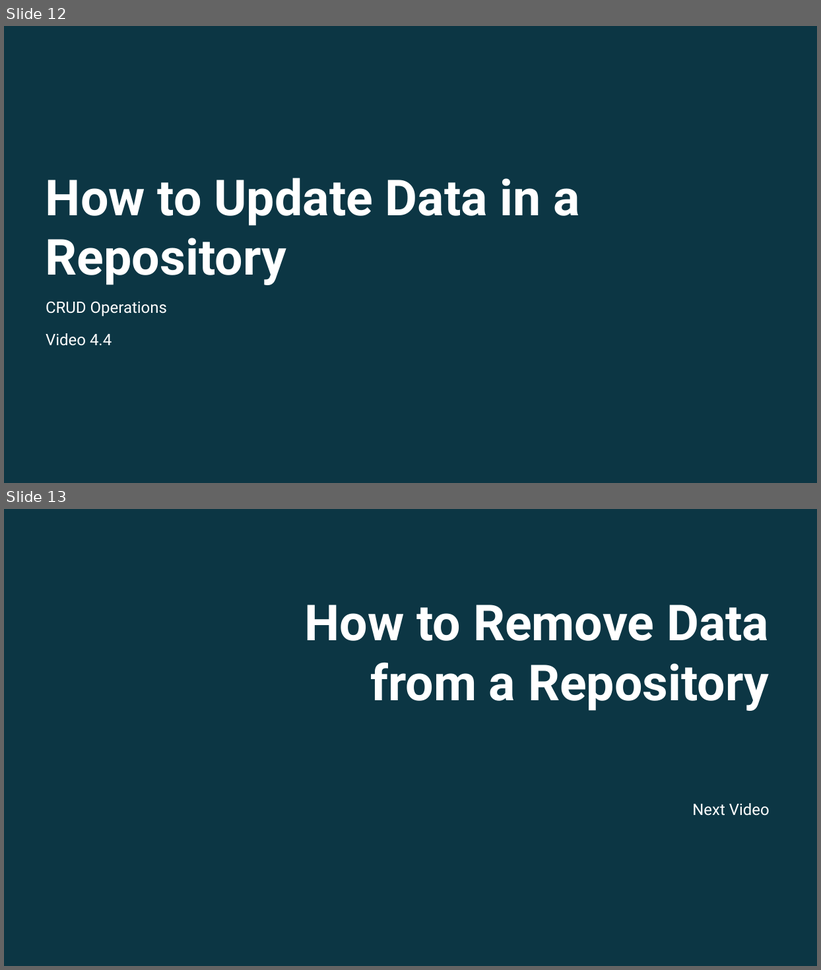
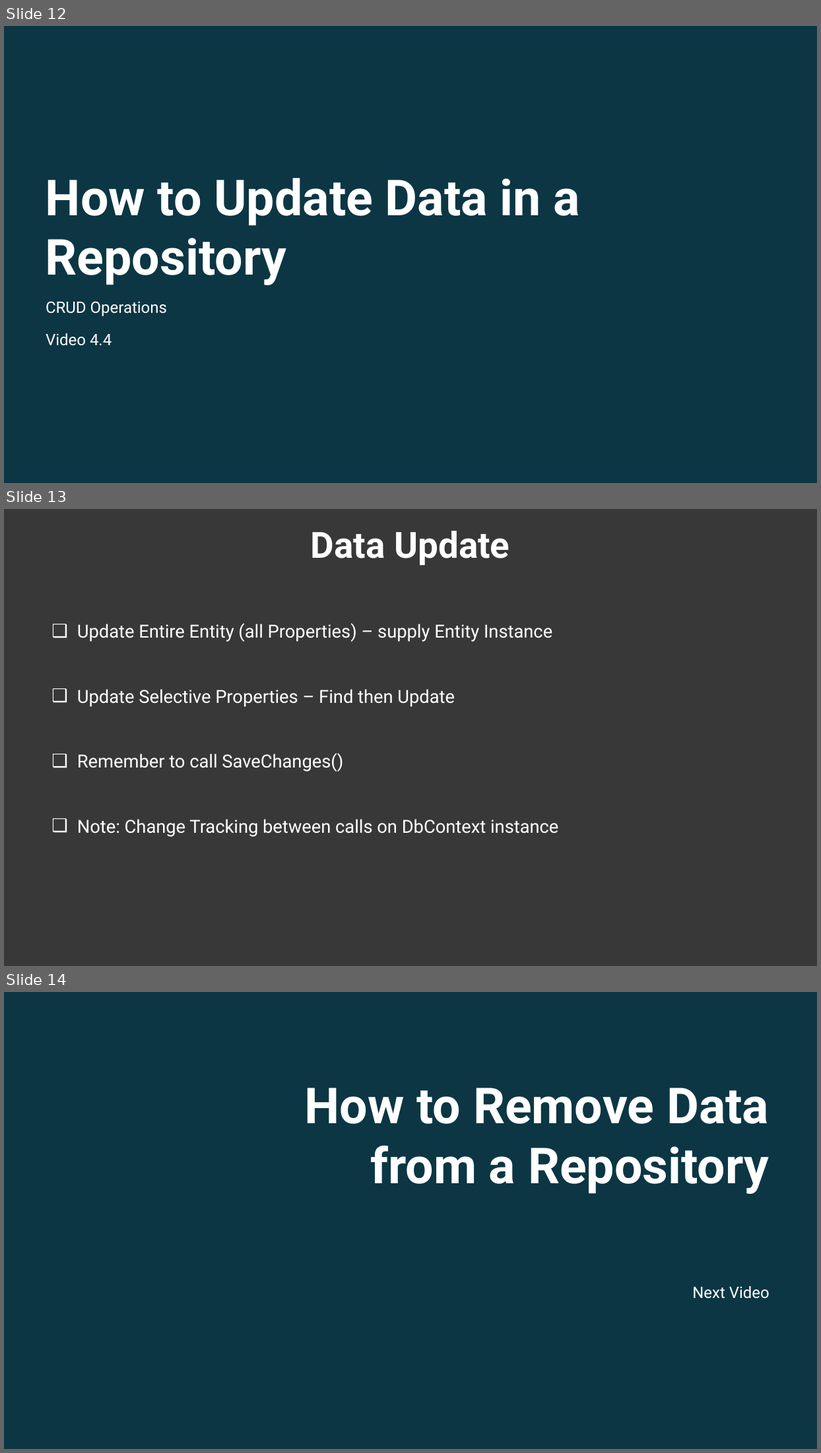
Before and after one commit to twalkerb/Entity-foundation-.NET-6, a slide deck: Sections/Section 4/Entity Fundamentals Using .NET 6_Section 4.pptx. Shown one above the other, each under a label of ours: slides 12 and 13 before the commit, slides 12, 13 and 14 after it. The pictures are 821x970 and 821x1453 pixels, drawn with LibreOffice and Linux fonts; fonts in the diff are those of the drawing; background and template pictures are left out; a plain dark background stands for a picture behind light text. Boxes give left, top, right and bottom in pixels: in the first picture for what was removed or moved away, otherwise in the second. Text is boxed around its words. In the diff, an @@ line names an element or a change of style, - is before the commit and + after.

Commit message:
After Section 4 Video 3 - Find Customer Unit Tests included

```diff
--- a/Sections/Section 4/Entity Fundamentals Using .NET 6_Section 4.pptx
+++ b/Sections/Section 4/Entity Fundamentals Using .NET 6_Section 4.pptx
@@ slide 13 added at [4,509,817,966], background picture (left out) @@
@@ rectangle added at [4,509,817,966], fill #3C3C3C at 80% opacity @@
@@ text added at [311,531,510,565], 32 pt, text #FFFFFF, bold @@
+Data Update
@@ text added at [77,623,558,837], 16 pt, text #FFFFFF @@
+❑ Update Entire Entity (all Properties) – supply Entity Instance
+❑ Update Selective Properties – Find then Update
+❑ Remember to call SaveChanges()
+❑ Note: Change Tracking between calls on DbContext instance
@@ what was slide 13 is now slide 14 @@
```
Also in this commit, not shown: 1 slide changed, 22 other files.
